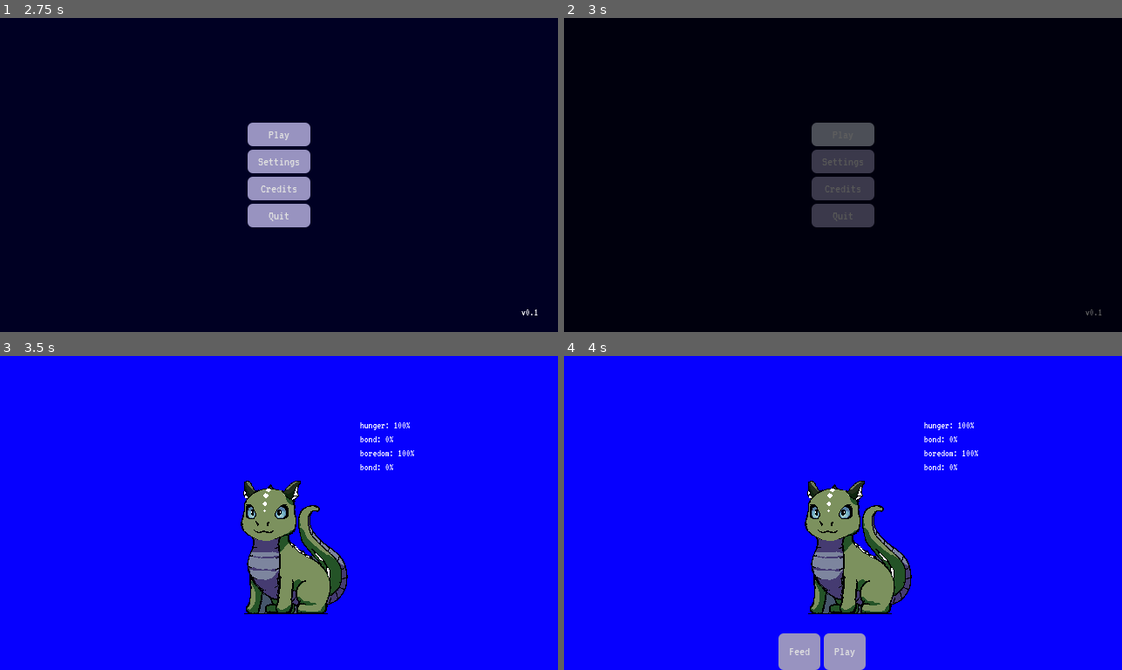
Above: before the commit, frames 1-4 (two rows, left to right).
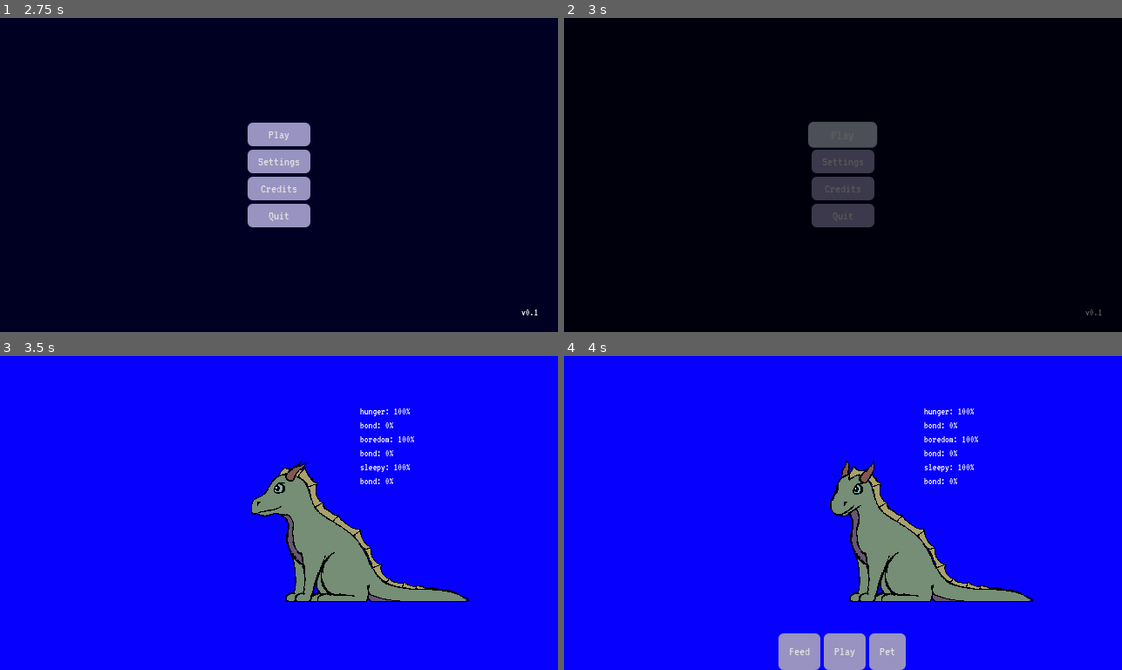
Above: after the commit, the same moments.

Repository: JeremyMarkWilcox/Pet-Game
Game: Godot game, scene res://core/ui/boot.tscn
Two runs of this game, one before a commit and one after it. Both use one fixed random seed, a clock stepped at 60 frames per second and the inputs below. Sound files missing from this copy of the repository are replaced by a short silence.
Inputs (mouse positions are in pixels of both pictures, inside the frame that each line leads up to):
- Up to frame 1 (2.75 s): click "Settings" at 0.5 s; click "Credits" at 1.25 s; click "Back" at 2 s
- Up to frame 2 (3 s): click "Play" at 2.75 s
- Up to frame 3 (3.5 s): no input
- Up to frame 4 (4 s): tap Enter at 3.5 s; move the mouse to (859, 547) at 3.52 s; hold Right (ui_right) from 3.53 s (still down); click (859, 547) at 3.67 s

Frame 1 is identical in both runs. In frame 2, 0.2% of the frame differs, in the area x 43-57%, y 33-42%; in frame 3, 8.4%; in frame 4, 9.4%, in the area x 43-85%, y 16-100%.

Commit message:
Fixed the Base Template

Diff:
--- /dev/null
+++ b/core/autoloads/ui_juice.gd
@@ -0,0 +1,62 @@
+extends Node
+## Gives every Button a small bounce: grows on hover/keyboard focus, squashes on press.
+## Add metadata "no_juice" (any value) to a button to leave it alone.
+
+const HOVER_SCALE := Vector2(1.1, 1.1)
+const PRESS_SCALE := Vector2(0.95, 0.95)
+const TIME := 0.08
+
+
+func _ready() -> void:
+	process_mode = Node.PROCESS_MODE_ALWAYS
+	get_tree().node_added.connect(_on_node_added)
+	_hook_existing(get_tree().root)
+
+
+func _hook_existing(node: Node) -> void:
+	_on_node_added(node)
+	for child in node.get_children():
+		_hook_existing(child)
+
+
+func _on_node_added(node: Node) -> void:
+	# Toggles (CheckBox/CheckButton) look odd bouncing, so only plain buttons.
+	if not node is Button or node is CheckBox or node is CheckButton:
+		return
+	if node.has_meta("no_juice") or node.has_meta("_juiced"):
+		return
+	node.set_meta("_juiced", true)
+	var button := node as Button
+	button.mouse_entered.connect(_to.bind(button, HOVER_SCALE))
+	button.mouse_exited.connect(_settle.bind(button))
+	button.focus_entered.connect(_on_focus.bind(button))
+	button.focus_exited.connect(_settle.bind(button))
+	button.button_down.connect(_to.bind(button, PRESS_SCALE))
+	button.button_up.connect(_settle.bind(button))
+
+
+## Keyboard/gamepad focus grows the button; a menu grabbing focus on open does not.
+func _on_focus(button: Button) -> void:
+	for action in Audio.NAV_ACTIONS:
+		if Input.is_action_just_pressed(action):
+			_to(button, HOVER_SCALE)
+			return
+
+
+## Back to hover size if the mouse is still on it, otherwise normal size.
+func _settle(button: Button) -> void:
+	_to(button, HOVER_SCALE if button.is_hovered() else Vector2.ONE)
+
+
+func _to(button: Button, target: Vector2) -> void:
+	if button.disabled:
+		target = Vector2.ONE  # disabled buttons stay still (and recover if just disabled)
+	if button.has_meta(&"juice_tween"):
+		var old: Tween = button.get_meta(&"juice_tween")
+		if old and old.is_valid():
+			old.kill()
+	button.pivot_offset = button.size * 0.5
+	var tween := button.create_tween()
+	button.set_meta(&"juice_tween", tween)
+	tween.tween_property(button, "scale", target, TIME) \
+		.set_trans(Tween.TRANS_QUAD).set_ease(Tween.EASE_OUT)
--- /dev/null
+++ b/core/fx/shake.gd
@@ -0,0 +1,78 @@
+class_name Shake
+## Shake helpers. Every call checks Settings.screen_shake first, so turning
+## Screen Shake off in Settings turns it off everywhere.
+##
+##   Shake.control(health_panel)      # a UI element (must NOT be inside a container)
+##   Shake.node_2d(sprite, 4.0)
+##   Shake.node_3d(model, 0.1)
+##   Shake.camera_2d(camera, 8.0)     # the whole 2D view
+##   Shake.camera_3d(camera, 0.15)    # the whole 3D view
+##
+## Calling it again mid-shake restarts from the node's true resting place,
+## so repeated hits never make it drift.
+
+## How many jolts per shake. Each is weaker than the last.
+const STEPS := 5
+## Seconds per jolt. STEPS * STEP_TIME is roughly how long a shake lasts.
+const STEP_TIME := 0.03
+## Each jolt is this fraction of the one before (0.6 = 40% weaker).
+const FALLOFF := 0.6
+const META := &"_shake"
+
+
+## Strength in pixels.
+static func control(node: Control, strength := 6.0) -> void:
+	_shake(node, node.position, strength, func(v: Vector2) -> void: node.position = v)
+
+
+## Strength in pixels.
+static func node_2d(node: Node2D, strength := 4.0) -> void:
+	_shake(node, node.position, strength, func(v: Vector2) -> void: node.position = v)
+
+
+## Strength in meters. Shakes left/right and up/down.
+static func node_3d(node: Node3D, strength := 0.1) -> void:
+	_shake(node, Vector2(node.position.x, node.position.y), strength, _set_node_3d.bind(node))
+
+
+## Strength in pixels. Uses the camera's offset, so following still works.
+static func camera_2d(camera: Camera2D, strength := 8.0) -> void:
+	_shake(camera, camera.offset, strength, func(v: Vector2) -> void: camera.offset = v)
+
+
+## Strength in meters. Uses h_offset/v_offset, so the camera node itself never moves.
+static func camera_3d(camera: Camera3D, strength := 0.15) -> void:
+	_shake(camera, Vector2(camera.h_offset, camera.v_offset), strength, _set_camera_3d.bind(camera))
+
+
+static func _shake(node: Node, current: Vector2, strength: float, apply: Callable) -> void:
+	if node == null or strength <= 0.0 or not Settings.screen_shake:
+		return
+	var rest := current
+	if node.has_meta(META):
+		var running: Dictionary = node.get_meta(META)
+		var old_tween := running["tween"] as Tween
+		if old_tween and old_tween.is_valid():
+			old_tween.kill()
+		rest = running["rest"]  # mid-shake: return to the real resting place
+	var tween := node.create_tween()
+	node.set_meta(META, {"tween": tween, "rest": rest})
+	var from := rest
+	var amount := strength
+	for i in STEPS:
+		var to := rest + Vector2(randf_range(-amount, amount), randf_range(-amount, amount))
+		tween.tween_method(apply, from, to, STEP_TIME)
+		from = to
+		amount *= FALLOFF
+	tween.tween_method(apply, from, rest, STEP_TIME)
+	tween.tween_callback(func() -> void: node.remove_meta(META))
+
+
+static func _set_node_3d(v: Vector2, node: Node3D) -> void:
+	node.position.x = v.x
+	node.position.y = v.y
+
+
+static func _set_camera_3d(v: Vector2, camera: Camera3D) -> void:
+	camera.h_offset = v.x
+	camera.v_offset = v.y
--- /dev/null
+++ b/core/ui/ui_anim.gd
@@ -0,0 +1,44 @@
+class_name UIAnim
+## Shared open/close animations for panels and menus.
+
+const OPEN_TIME := 0.25
+const CLOSE_TIME := 0.25
+
+
+## Shows the control with a quick scale-up and fade-in.
+static func pop_in(control: Control) -> void:
+	var tween := _start(control)
+	control.pivot_offset = control.size * 0.5
+	control.scale = Vector2(0.92, 0.92)
+	control.modulate.a = 0.0
+	control.show()
+	tween.set_parallel()
+	tween.tween_property(control, "scale", Vector2.ONE, OPEN_TIME) \
+		.set_trans(Tween.TRANS_BACK).set_ease(Tween.EASE_OUT)
+	tween.tween_property(control, "modulate:a", 1.0, OPEN_TIME)
+
+
+## Shrinks and fades the control, then hides it and resets it for next time.
+static func pop_out(control: Control) -> void:
+	if not control.visible:
+		return
+	var tween := _start(control)
+	control.pivot_offset = control.size * 0.5
+	tween.set_parallel()
+	tween.tween_property(control, "scale", Vector2(0.95, 0.95), CLOSE_TIME)
+	tween.tween_property(control, "modulate:a", 0.0, CLOSE_TIME)
+	tween.chain().tween_callback(func() -> void:
+		control.hide()
+		control.scale = Vector2.ONE
+		control.modulate.a = 1.0)
+
+
+## Stops any running open/close on this control so the two never fight.
+static func _start(control: Control) -> Tween:
+	if control.has_meta(&"ui_anim"):
+		var old: Tween = control.get_meta(&"ui_anim")
+		if old and old.is_valid():
+			old.kill()
+	var tween := control.create_tween()
+	control.set_meta(&"ui_anim", tween)
+	return tween
--- a/game/game.tscn
+++ b/game/game.tscn
@@ -1,7 +1,6 @@
 [gd_scene format=3 uid="uid://dpeqdxb317lrk"]
 
 [ext_resource type="Script" uid="uid://qy4it252asph" path="res://game/game.gd" id="1_qdja7"]
-[ext_resource type="AudioStream" uid="uid://4qr4upba6mol" path="res://assets/sounds/music/duty_calls.mp3" id="2_i75et"]
 [ext_resource type="PackedScene" uid="uid://clc41ipfan7bu" path="res://core/ui/pause_menu.tscn" id="2_m71xk"]
 [ext_resource type="PackedScene" uid="uid://dr52lc4bvyyj7" path="res://core/ui/settings_menu.tscn" id="3_m71xk"]
 [ext_resource type="Script" uid="uid://bab0dwbj30llf" path="res://game/pet/needs/needs_system.gd" id="3_vsp63"]
@@ -10,6 +9,7 @@
 [ext_resource type="Resource" uid="uid://cjpffpw62djl2" path="res://game/pet/needs/hunger.tres" id="5_hb504"]
 [ext_resource type="Resource" uid="uid://d1ptpuylddq00" path="res://game/pet/needs/boredom.tres" id="6_ee6o4"]
 [ext_resource type="AudioStream" uid="uid://b8d08d24ieooh" path="res://assets/sounds/music/kayak.mp3" id="6_knu3h"]
+[ext_resource type="Resource" uid="uid://bk3m7dlnam7t1" path="res://game/pet/needs/sleepy.tres" id="6_ln7ps"]
 [ext_resource type="AudioStream" uid="uid://c476cpsaki108" path="res://assets/sounds/music/game_over.ogg" id="7_1vmna"]
 [ext_resource type="Script" uid="uid://dbajpfva2dtv1" path="res://game/pet/pet_save.gd" id="7_hb504"]
 [ext_resource type="Script" uid="uid://5gbra0iogkv0" path="res://game/pet/bond/bond_system.gd" id="8_4cobl"]
@@ -27,7 +27,6 @@
 grow_horizontal = 2
 grow_vertical = 2
 script = ExtResource("1_qdja7")
-music = ExtResource("2_i75et")
 pause_menu = NodePath("Menus/PauseMenu")
 needs_system = NodePath("Systems/NeedsSystem")
 
@@ -35,7 +34,7 @@
 
 [node name="NeedsSystem" type="Node" parent="Systems" unique_id=2082929055]
 script = ExtResource("3_vsp63")
-needs = Array[ExtResource("4_b686c")]([ExtResource("5_hb504"), ExtResource("6_ee6o4")])
+needs = Array[ExtResource("4_b686c")]([ExtResource("5_hb504"), ExtResource("6_ee6o4"), ExtResource("6_ln7ps")])
 
 [node name="PetSave" type="Node" parent="Systems" unique_id=695942011 node_paths=PackedStringArray("needs_system", "bond_system")]
 script = ExtResource("7_hb504")
@@ -45,6 +44,7 @@
 [node name="BondSystem" type="Node" parent="Systems" unique_id=1714183224 node_paths=PackedStringArray("needs_system")]
 script = ExtResource("8_4cobl")
 needs_system = NodePath("../NeedsSystem")
+gain_per_action = 0.07
 
 [node name="Background" type="ColorRect" parent="." unique_id=1037094621]
 layout_mode = 1
@@ -110,6 +110,13 @@
 action_id = &"play"
 needs_system = NodePath("../../Systems/NeedsSystem")
 
+[node name="Pet" type="Button" parent="InteractionPanel" unique_id=852665721 node_paths=PackedStringArray("needs_system")]
+layout_mode = 2
+text = "Pet"
+script = ExtResource("9_hb504")
+action_id = &"pet"
+needs_system = NodePath("../../Systems/NeedsSystem")
+
 [node name="Menus" type="Node" parent="." unique_id=2028236517]
 
 [node name="PauseMenu" parent="Menus" unique_id=1641965247 node_paths=PackedStringArray("settings_menu") instance=ExtResource("2_m71xk")]
--- a/game/pet/needs/boredom.tres
+++ b/game/pet/needs/boredom.tres
@@ -6,4 +6,5 @@
 script = ExtResource("1_h8dkc")
 id = &"boredom"
 action_id = &"play"
+hours_full_to_empty = 3.0
 metadata/_custom_type_script = "uid://c3kq1ndplnwlm"
--- /dev/null
+++ b/game/pet/needs/sleepy.tres
@@ -0,0 +1,10 @@
+[gd_resource type="Resource" script_class="NeedData" format=3 uid="uid://bk3m7dlnam7t1"]
+
+[ext_resource type="Script" uid="uid://c3kq1ndplnwlm" path="res://game/pet/needs/need_data.gd" id="1_v4epj"]
+
+[resource]
+script = ExtResource("1_v4epj")
+id = &"sleepy"
+action_id = &"pet"
+hours_full_to_empty = 6.0
+metadata/_custom_type_script = "uid://c3kq1ndplnwlm"
--- a/game/pet/pet.gd
+++ b/game/pet/pet.gd
@@ -1,22 +1,27 @@
 class_name Pet
 extends Control
-## The pet on screen: shows which need it's asking for and reacts to actions.
+## The pet on screen: plays its animations, shows which need it's asking for and reacts to actions.
+
 signal clicked
 
 @export var needs_system: NeedsSystem
-@export var body: Control ## The art; this is what hops and shakes
+@export var sprite: AnimatedSprite2D
 @export var need_bubble: Control
 @export var need_icon: TextureRect
 @export var need_label: Label ## Placeholder until need icons exist
-
-var _body_rest := Vector2.ZERO
-var _reaction_tween: Tween
+## Animation played when an action is accepted. Refused actions play "decline".
+@export var action_animations: Dictionary[StringName, StringName] = {
+	&"feed": &"eat",
+	&"play": &"play",
+	&"pet": &"pet",
+}
 
 
 func _ready() -> void:
-	_body_rest = body.position
+	sprite.animation_finished.connect(_on_animation_finished)
 	needs_system.need_changed.connect(_on_need_changed)
 	needs_system.action_handled.connect(_on_action_handled)
+	sprite.play(&"idle")
 	_update_bubble()
 
 
@@ -50,30 +55,12 @@
 	return urgent
 
 
-func _on_action_handled(_action_id: StringName, accepted: bool) -> void:
+func _on_action_handled(action_id: StringName, accepted: bool) -> void:
 	if accepted:
-		_play_happy()
+		sprite.play(action_animations.get(action_id, &"idle"))
 	else:
-		_play_refuse()
+		sprite.play(&"decline")
 
 
-func _play_happy() -> void:
-	var tween := _start_reaction()
-	tween.tween_property(body, "position:y", _body_rest.y - 8.0, 0.12) \
-			.set_trans(Tween.TRANS_QUAD).set_ease(Tween.EASE_OUT)
-	tween.tween_property(body, "position:y", _body_rest.y, 0.25) \
-			.set_trans(Tween.TRANS_BOUNCE).set_ease(Tween.EASE_OUT)
-
-
-func _play_refuse() -> void:
-	var tween := _start_reaction()
-	for offset: float in [-3.0, 3.0, -2.0, 0.0]:
-		tween.tween_property(body, "position:x", _body_rest.x + offset, 0.05)
-
-
-func _start_reaction() -> Tween:
-	if _reaction_tween:
-		_reaction_tween.kill()
-	body.position = _body_rest
-	_reaction_tween = create_tween()
-	return _reaction_tween
+func _on_animation_finished() -> void:
+	sprite.play(&"idle") # only one-shot animations (loop off) end
--- a/game/pet/pet/pet.tscn
+++ b/game/pet/pet/pet.tscn
@@ -1,37 +1,210 @@
 [gd_scene format=3 uid="uid://n7uv2aldgp81"]
 
 [ext_resource type="Script" uid="uid://c2t5l6qc2i6ht" path="res://game/pet/pet.gd" id="1_c730y"]
-[ext_resource type="Texture2D" uid="uid://bt6x4d2fvvogm" path="res://assets/art/dragon.png" id="2_mnxcp"]
-
-[node name="Pet" type="Control" unique_id=827091713 node_paths=PackedStringArray("body", "need_bubble", "need_icon", "need_label")]
+[ext_resource type="Texture2D" uid="uid://dv7006qwls8h" path="res://assets/art/pet/animations/Pet_decline.png" id="2_7lad4"]
+[ext_resource type="Texture2D" uid="uid://puj2olrxsxjj" path="res://assets/art/pet/animations/Pet_eat.png" id="3_1o875"]
+[ext_resource type="Texture2D" uid="uid://b5gd0pw03iehy" path="res://assets/art/pet/animations/Pet_idle.png" id="4_prn3g"]
+[ext_resource type="Texture2D" uid="uid://dycg3sm000a86" path="res://assets/art/pet/animations/Pet_pet.png" id="5_k4pp3"]
+[ext_resource type="Texture2D" uid="uid://dxmtpf6od208b" path="res://assets/art/pet/animations/Pet_play.png" id="6_56rvo"]
+[ext_resource type="Texture2D" uid="uid://ciitumt0qao6o" path="res://assets/art/pet/animations/Pet_walk.png" id="7_4lwud"]
+
+[sub_resource type="AtlasTexture" id="AtlasTexture_fwik1"]
+atlas = ExtResource("2_7lad4")
+region = Rect2(0, 0, 288, 162)
+
+[sub_resource type="AtlasTexture" id="AtlasTexture_kktxl"]
+atlas = ExtResource("2_7lad4")
+region = Rect2(288, 0, 288, 162)
+
+[sub_resource type="AtlasTexture" id="AtlasTexture_6awjb"]
+atlas = ExtResource("3_1o875")
+region = Rect2(0, 0, 288, 162)
+
+[sub_resource type="AtlasTexture" id="AtlasTexture_hfq61"]
+atlas = ExtResource("3_1o875")
+region = Rect2(288, 0, 288, 162)
+
+[sub_resource type="AtlasTexture" id="AtlasTexture_3mhe3"]
+atlas = ExtResource("3_1o875")
+region = Rect2(576, 0, 288, 162)
+
+[sub_resource type="AtlasTexture" id="AtlasTexture_kx4a3"]
+atlas = ExtResource("3_1o875")
+region = Rect2(864, 0, 288, 162)
+
+[sub_resource type="AtlasTexture" id="AtlasTexture_jdl5x"]
+atlas = ExtResource("4_prn3g")
+region = Rect2(0, 0, 288, 162)
+
+[sub_resource type="AtlasTexture" id="AtlasTexture_jqb78"]
+atlas = ExtResource("4_prn3g")
+region = Rect2(288, 0, 288, 162)
+
+[sub_resource type="AtlasTexture" id="AtlasTexture_p8knr"]
+atlas = ExtResource("5_k4pp3")
+region = Rect2(0, 0, 288, 162)
+
+[sub_resource type="AtlasTexture" id="AtlasTexture_3ucag"]
+atlas = ExtResource("5_k4pp3")
+region = Rect2(288, 0, 288, 162)
+
+[sub_resource type="AtlasTexture" id="AtlasTexture_nceuw"]
+atlas = ExtResource("5_k4pp3")
+region = Rect2(576, 0, 288, 162)
+
+[sub_resource type="AtlasTexture" id="AtlasTexture_ktvt2"]
+atlas = ExtResource("6_56rvo")
+region = Rect2(0, 0, 288, 162)
+
+[sub_resource type="AtlasTexture" id="AtlasTexture_r4kld"]
+atlas = ExtResource("6_56rvo")
+region = Rect2(288, 0, 288, 162)
+
+[sub_resource type="AtlasTexture" id="AtlasTexture_4rhqy"]
+atlas = ExtResource("6_56rvo")
+region = Rect2(576, 0, 288, 162)
+
+[sub_resource type="AtlasTexture" id="AtlasTexture_skdii"]
+atlas = ExtResource("6_56rvo")
+region = Rect2(864, 0, 288, 162)
+
+[sub_resource type="AtlasTexture" id="AtlasTexture_r8lbw"]
+atlas = ExtResource("6_56rvo")
+region = Rect2(1152, 0, 288, 162)
+
+[sub_resource type="AtlasTexture" id="AtlasTexture_w06u8"]
+atlas = ExtResource("7_4lwud")
+region = Rect2(0, 0, 288, 162)
+
+[sub_resource type="AtlasTexture" id="AtlasTexture_khv3h"]
+atlas = ExtResource("7_4lwud")
+region = Rect2(288, 0, 288, 162)
+
+[sub_resource type="AtlasTexture" id="AtlasTexture_6ws6l"]
+atlas = ExtResource("7_4lwud")
+region = Rect2(576, 0, 288, 162)
+
+[sub_resource type="AtlasTexture" id="AtlasTexture_1xer3"]
+atlas = ExtResource("7_4lwud")
+region = Rect2(864, 0, 288, 162)
+
+[sub_resource type="SpriteFrames" id="SpriteFrames_g4gaj"]
+animations = [{
+"frames": [{
+"duration": 1.0,
+"texture": SubResource("AtlasTexture_fwik1")
+}, {
+"duration": 1.0,
+"texture": SubResource("AtlasTexture_kktxl")
+}],
+"loop": 0,
+"name": &"decline",
+"speed": 4.0
+}, {
+"frames": [{
+"duration": 1.0,
+"texture": SubResource("AtlasTexture_6awjb")
+}, {
+"duration": 1.0,
+"texture": SubResource("AtlasTexture_hfq61")
+}, {
+"duration": 1.0,
+"texture": SubResource("AtlasTexture_3mhe3")
+}, {
+"duration": 1.0,
+"texture": SubResource("AtlasTexture_kx4a3")
+}],
+"loop": 0,
+"name": &"eat",
+"speed": 6.0
+}, {
+"frames": [{
+"duration": 1.0,
+"texture": SubResource("AtlasTexture_jdl5x")
+}, {
+"duration": 1.0,
+"texture": SubResource("AtlasTexture_jqb78")
+}],
+"loop": 1,
+"name": &"idle",
+"speed": 2.0
+}, {
+"frames": [{
+"duration": 1.0,
+"texture": SubResource("AtlasTexture_p8knr")
+}, {
+"duration": 1.0,
+"texture": SubResource("AtlasTexture_3ucag")
+}, {
+"duration": 1.0,
+"texture": SubResource("AtlasTexture_nceuw")
+}],
+"loop": 0,
+"name": &"pet",
+"speed": 6.0
+}, {
+"frames": [{
+"duration": 1.0,
+"texture": SubResource("AtlasTexture_ktvt2")
+}, {
+"duration": 1.0,
+"texture": SubResource("AtlasTexture_r4kld")
+}, {
+"duration": 1.0,
+"texture": SubResource("AtlasTexture_4rhqy")
+}, {
+"duration": 1.0,
+"texture": SubResource("AtlasTexture_skdii")
+}, {
+"duration": 1.0,
+"texture": SubResource("AtlasTexture_r8lbw")
+}],
+"loop": 0,
+"name": &"play",
+"speed": 8.0
+}, {
+"frames": [{
+"duration": 1.0,
+"texture": SubResource("AtlasTexture_w06u8")
+}, {
+"duration": 1.0,
+"texture": SubResource("AtlasTexture_khv3h")
+}, {
+"duration": 1.0,
+"texture": SubResource("AtlasTexture_6ws6l")
+}, {
+"duration": 1.0,
+"texture": SubResource("AtlasTexture_1xer3")
+}],
+"loop": 1,
+"name": &"walk",
+"speed": 3.0
+}]
+
+[node name="Pet" type="Control" unique_id=827091713 node_paths=PackedStringArray("sprite", "need_bubble", "need_icon", "need_label")]
+custom_minimum_size = Vector2(288, 162)
 layout_mode = 3
 anchors_preset = 0
 offset_right = 175.0
 offset_bottom = 200.0
 script = ExtResource("1_c730y")
-body = NodePath("Body")
+sprite = NodePath("Sprite")
 need_bubble = NodePath("NeedBubble")
 need_icon = NodePath("NeedBubble/HBoxContainer/NeedIcon")
 need_label = NodePath("NeedBubble/HBoxContainer/NeedLabel")
 
-[node name="Body" type="TextureRect" parent="." unique_id=7888621]
-layout_mode = 1
-anchors_preset = 15
-anchor_right = 1.0
-anchor_bottom = 1.0
-grow_horizontal = 2
-grow_vertical = 2
-mouse_filter = 2
-texture = ExtResource("2_mnxcp")
-expand_mode = 1
-stretch_mode = 3
+[node name="Sprite" type="AnimatedSprite2D" parent="." unique_id=1800547036]
+sprite_frames = SubResource("SpriteFrames_g4gaj")
+animation = &"walk"
+frame_progress = 0.7620141
+centered = false
 
 [node name="NeedBubble" type="PanelContainer" parent="." unique_id=1303400524]
 layout_mode = 0
-offset_left = -38.0
-offset_top = -29.0
-offset_right = 2.0
-offset_bottom = 11.0
+offset_left = 100.0
+offset_top = -10.0
+offset_right = 140.0
+offset_bottom = 30.0
 mouse_filter = 2
 
 [node name="HBoxContainer" type="HBoxContainer" parent="NeedBubble" unique_id=256542882]
--- a/project.godot
+++ b/project.godot
@@ -28,6 +28,7 @@
 SceneManager="*uid://c2lpl4r0k2ifb"
 MenuManager="*uid://bld3llbebpdwt"
 Debug="*uid://c2ijrurwpnvxk"
+UiJuice="*uid://3bixxynxeuds"
 
 [debug]
 
@@ -63,7 +64,7 @@
 }
 pause={
 "deadzone": 0.2,
-"events": [Object(InputEventKey,"resource_local_to_scene":fa …(140 unchanged characters)… d":false,"keycode":0,"physical_keycode":4194305,"key_label":0,"unicode":0,"location":0,"echo":false,"script":null)
+"events": [Object(InputEventKey,"resource_local_to_scene":fa …(140 unchanged characters)… d":false,"keycode":0,"physical_keycode":80,"key_label":0,"unicode":112,"location":0,"echo":false,"script":null)
 , Object(InputEventJoypadButton,"resource_local_to_scene":false,"resource_name":"","device":-1,"button_index":6,"pressure":0.0,"pressed":false,"script":null)
 ]
 }
Not shown, added: core/autoloads/ui_juice.gd.uid
Not shown, added: core/fx/shake.gd.uid
Not shown, added: core/ui/ui_anim.gd.uid
